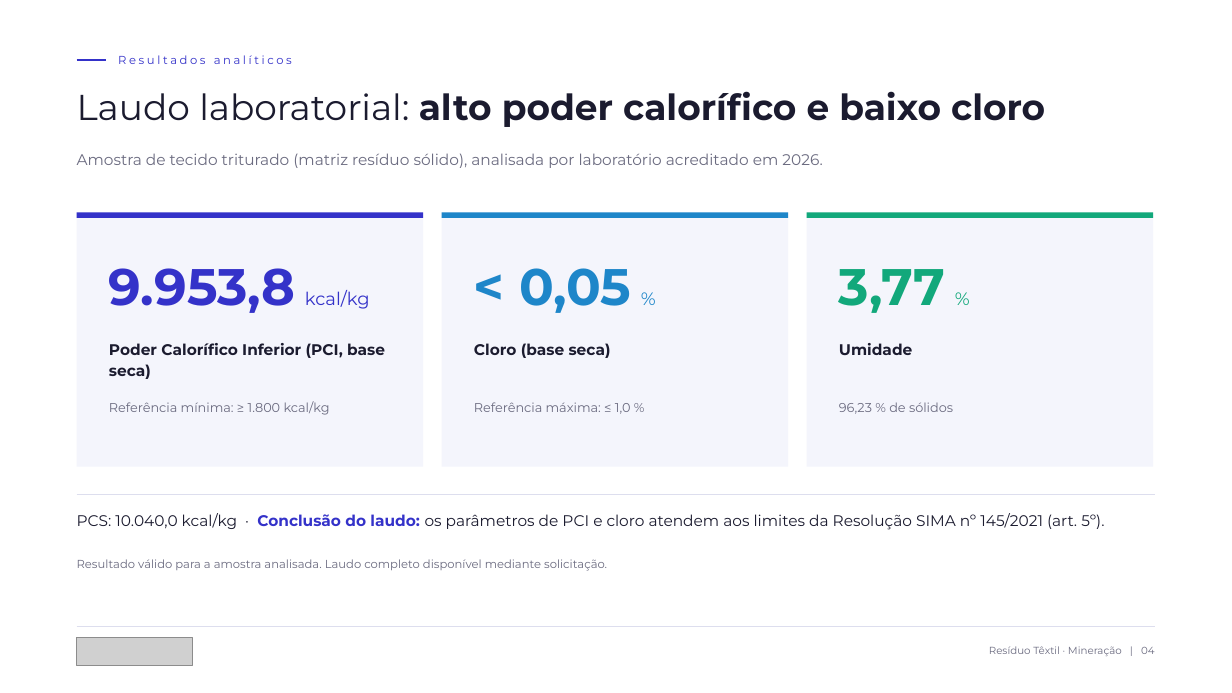
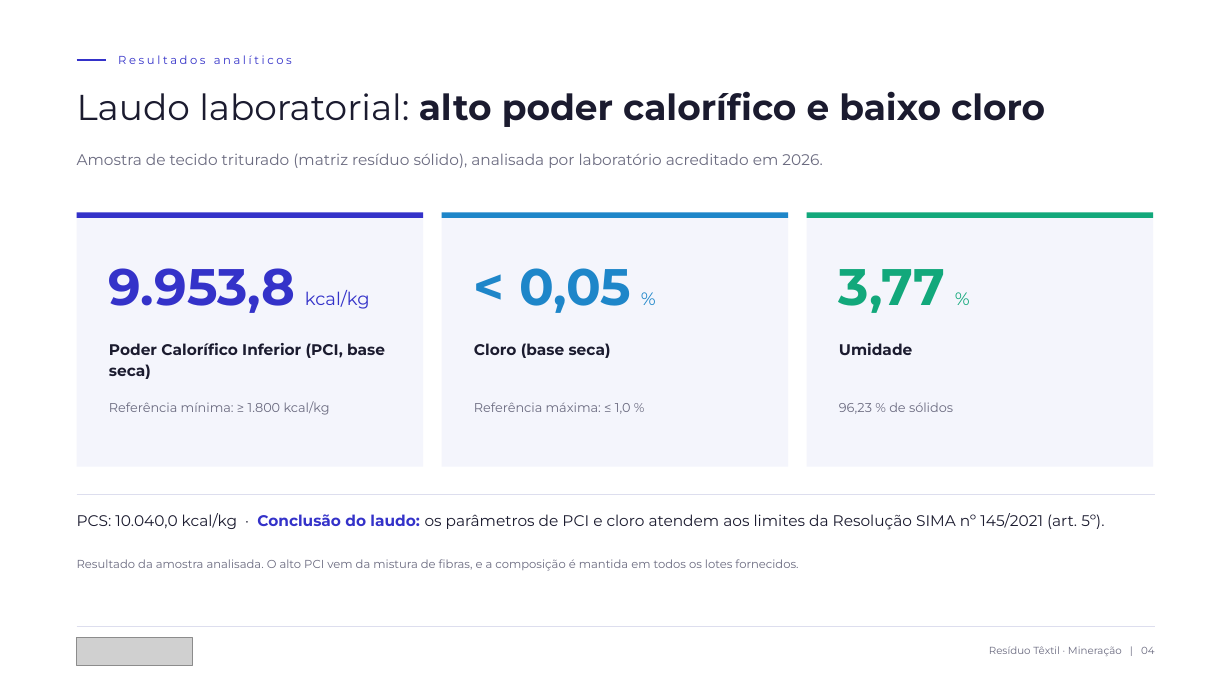
Before and after one commit to rogerio27238899/K, a slide deck: slide 4 of apresentacao-mineradora/Nunes_Lucato_Residuo_Textil_Mineradora.pptx. Drawn at 1232x693 pixels with LibreOffice and Linux fonts; fonts in the diff are those of the drawing; grey boxes stand for pictures. Boxes give left, top, right and bottom in pixels: in the first picture for what was removed or moved away, otherwise in the second. Text is boxed around its words. In the diff, an @@ line names an element or a change of style, - is before the commit and + after.

Commit message:
Atualiza apresentação: tudo em nome da Nunes, capacidade 1.000 t/mês e análise interna
- Novo slide de capacidade e logística (1.000 t/mês, cargas de 14 t, energia/mês)
- Material descrito como mistura de fibras (explica o PCI alto)
- Pedido de cotação formal em R$/t nos próximos passos
- Metadados do arquivo em nome da Nunes & Lucato
- analise-comercial-interna.md com frete, saldos, preço mínimo e R$/GJ

```diff
--- a/apresentacao-mineradora/Nunes_Lucato_Residuo_Textil_Mineradora.pptx
+++ b/apresentacao-mineradora/Nunes_Lucato_Residuo_Textil_Mineradora.pptx
@@ text at (77,559,798,571): text changed @@
-Resultado válido para a amostra analisada. Laudo completo disponível mediante solicitação.
+Resultado da amostra analisada. O alto PCI vem da mistura de fibras, e a composição é mantida em todos os lotes fornecidos.
```
Also in this commit, not shown: 4 other slides changed, 1 slide added, 4 other files.
